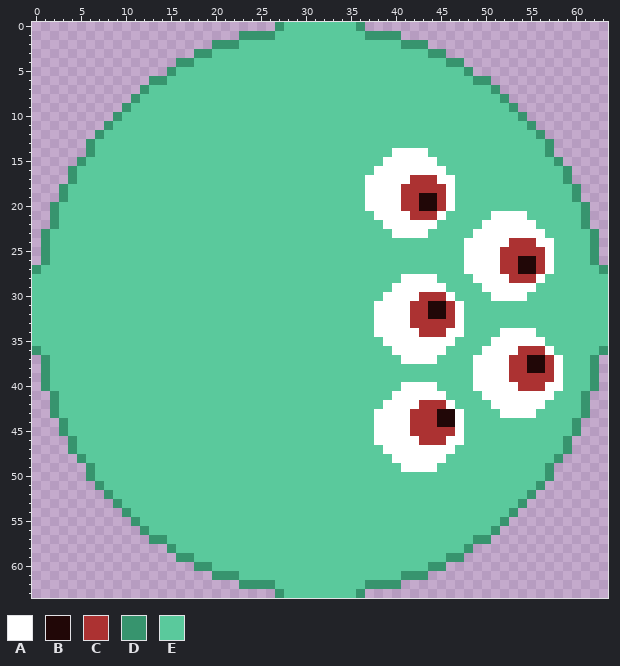
Pixel-art file, stored at sprites/enemy-001.aseprite. Above is the file before it was changed.
64x64 pixels, 1 frame.
Palette (. is transparent): A #ffffff  B #210707  C #ac3232  D #37946e  E #5ac99c
Pixels before (only the part around the change), first column x 0:
 0 ...........................DEEEEEEEED...........................
 1 .......................DDDDEEEEEEEEEEDDDD.......................
 2 ....................DDDEEEEEEEEEEEEEEEEEEDDD....................
 3 ..................DDEEEEEEEEEEEEEEEEEEEEEEEEDD..................
 4 ................DDEEEEEEEEEEEEEEEEEEEEEEEEEEEEDD................
 5 ...............DEEEEEEEEEEEEEEEEEEEEEEEEEEEEEEEED...............
 6 .............DDEEEEEEEEEEEEEEEEEEEEEEEEEEEEEEEEEEDD.............
 7 ............DEEEEEEEEEEEEEEEEEEEEEEEEEEEEEEEEEEEEEED............
 8 ...........DEEEEEEEEEEEEEEEEEEEEEEEEEEEEEEEEEEEEEEEED...........
 9 ..........DEEEEEEEEEEEEEEEEEEEEEEEEEEEEEEEEEEEEEEEEEED..........
10 .........DEEEEEEEEEEEEEEEEEEEEEEEEEEEEEEEEEEEEEEEEEEEED.........
11 ........DEEEEEEEEEEEEEEEEEEEEEEEEEEEEEEEEEEEEEEEEEEEEEED........
12 .......DEEEEEEEEEEEEEEEEEEEEEEEEEEEEEEEEEEEEEEEEEEEEEEEED.......
13 ......DEEEEEEEEEEEEEEEEEEEEEEEEEEEEEEEEEEEEEEEEEEEEEEEEEED......
14 ......DEEEEEEEEEEEEEEEEEEEEEEEEEEEEEEEEEAAAAEEEEEEEEEEEEED......
15 .....DEEEEEEEEEEEEEEEEEEEEEEEEEEEEEEEEEAAAAAAEEEEEEEEEEEEED.....
16 ....DEEEEEEEEEEEEEEEEEEEEEEEEEEEEEEEEEAAAAAAAAEEEEEEEEEEEEED....
17 ....DEEEEEEEEEEEEEEEEEEEEEEEEEEEEEEEEAAAAACCCAAEEEEEEEEEEEED....
18 ...DEEEEEEEEEEEEEEEEEEEEEEEEEEEEEEEEEAAAACCCCCAEEEEEEEEEEEEED...
19 ...DEEEEEEEEEEEEEEEEEEEEEEEEEEEEEEEEEAAAACCBBCAEEEEEEEEEEEEED...
20 ..DEEEEEEEEEEEEEEEEEEEEEEEEEEEEEEEEEEAAAACCBBCAEEEEEEEEEEEEEED..
21 ..DEEEEEEEEEEEEEEEEEEEEEEEEEEEEEEEEEEEAAAACCCAEEEEEAAAAEEEEEED..
22 ..DEEEEEEEEEEEEEEEEEEEEEEEEEEEEEEEEEEEEAAAAAAEEEEEAAAAAAEEEEED..
23 .DEEEEEEEEEEEEEEEEEEEEEEEEEEEEEEEEEEEEEEAAAAEEEEEAAAAAAAAEEEEED.
24 .DEEEEEEEEEEEEEEEEEEEEEEEEEEEEEEEEEEEEEEEEEEEEEEAAAAACCCAAEEEED.
25 .DEEEEEEEEEEEEEEEEEEEEEEEEEEEEEEEEEEEEEEEEEEEEEEAAAACCCCCAEEEED.
26 .DEEEEEEEEEEEEEEEEEEEEEEEEEEEEEEEEEEEEEEEEEEEEEEAAAACCBBCAEEEED.
27 DEEEEEEEEEEEEEEEEEEEEEEEEEEEEEEEEEEEEEEEEEEEEEEEAAAACCBBCAEEEEED
28 EEEEEEEEEEEEEEEEEEEEEEEEEEEEEEEEEEEEEEEEEAAAAEEEEAAAACCCAEEEEEEE
29 EEEEEEEEEEEEEEEEEEEEEEEEEEEEEEEEEEEEEEEEAAAAAAEEEEAAAAAAEEEEEEEE
30 EEEEEEEEEEEEEEEEEEEEEEEEEEEEEEEEEEEEEEEAAAACCCAEEEEAAAAEEEEEEEEE
31 EEEEEEEEEEEEEEEEEEEEEEEEEEEEEEEEEEEEEEAAAACCBBCAEEEEEEEEEEEEEEEE
32 EEEEEEEEEEEEEEEEEEEEEEEEEEEEEEEEEEEEEEAAAACCBBCAEEEEEEEEEEEEEEEE
33 EEEEEEEEEEEEEEEEEEEEEEEEEEEEEEEEEEEEEEAAAACCCCCAEEEEEEEEEEEEEEEE
34 EEEEEEEEEEEEEEEEEEEEEEEEEEEEEEEEEEEEEEAAAAACCCAAEEEEAAAAEEEEEEEE
35 EEEEEEEEEEEEEEEEEEEEEEEEEEEEEEEEEEEEEEEAAAAAAAAEEEEAAAAAAEEEEEEE
36 DEEEEEEEEEEEEEEEEEEEEEEEEEEEEEEEEEEEEEEEAAAAAAEEEEAAAACCCAEEEEED
37 .DEEEEEEEEEEEEEEEEEEEEEEEEEEEEEEEEEEEEEEEAAAAEEEEAAAACCBBCAEEED.
38 .DEEEEEEEEEEEEEEEEEEEEEEEEEEEEEEEEEEEEEEEEEEEEEEEAAAACCBBCAEEED.
39 .DEEEEEEEEEEEEEEEEEEEEEEEEEEEEEEEEEEEEEEEEEEEEEEEAAAACCCCCAEEED.
40 .DEEEEEEEEEEEEEEEEEEEEEEEEEEEEEEEEEEEEEEEAAAAEEEEAAAAACCCAAEEED.
41 ..DEEEEEEEEEEEEEEEEEEEEEEEEEEEEEEEEEEEEEAAAAAAEEEEAAAAAAAAEEED..
42 ..DEEEEEEEEEEEEEEEEEEEEEEEEEEEEEEEEEEEEAAAACCCAEEEEAAAAAAEEEED..
43 ..DEEEEEEEEEEEEEEEEEEEEEEEEEEEEEEEEEEEAAAACCCBBAEEEEAAAAEEEEED..
44 ...DEEEEEEEEEEEEEEEEEEEEEEEEEEEEEEEEEEAAAACCCBBAEEEEEEEEEEEED...
45 ...DEEEEEEEEEEEEEEEEEEEEEEEEEEEEEEEEEEAAAACCCCCAEEEEEEEEEEEED...
46 ....DEEEEEEEEEEEEEEEEEEEEEEEEEEEEEEEEEAAAAACCCAAEEEEEEEEEEED....
47 ....DEEEEEEEEEEEEEEEEEEEEEEEEEEEEEEEEEEAAAAAAAAEEEEEEEEEEEED....
48 .....DEEEEEEEEEEEEEEEEEEEEEEEEEEEEEEEEEEAAAAAAEEEEEEEEEEEED.....
49 ......DEEEEEEEEEEEEEEEEEEEEEEEEEEEEEEEEEEAAAAEEEEEEEEEEEED......
50 ......DEEEEEEEEEEEEEEEEEEEEEEEEEEEEEEEEEEEEEEEEEEEEEEEEEED......
51 .......DEEEEEEEEEEEEEEEEEEEEEEEEEEEEEEEEEEEEEEEEEEEEEEEED.......
52 ........DEEEEEEEEEEEEEEEEEEEEEEEEEEEEEEEEEEEEEEEEEEEEEED........
53 .........DEEEEEEEEEEEEEEEEEEEEEEEEEEEEEEEEEEEEEEEEEEEED.........
54 ..........DEEEEEEEEEEEEEEEEEEEEEEEEEEEEEEEEEEEEEEEEEED..........
55 ...........DEEEEEEEEEEEEEEEEEEEEEEEEEEEEEEEEEEEEEEEED...........
56 ............DEEEEEEEEEEEEEEEEEEEEEEEEEEEEEEEEEEEEEED............
57 .............DDEEEEEEEEEEEEEEEEEEEEEEEEEEEEEEEEEEDD.............
58 ...............DEEEEEEEEEEEEEEEEEEEEEEEEEEEEEEEED...............
59 ................DDEEEEEEEEEEEEEEEEEEEEEEEEEEEEDD................
60 ..................DDEEEEEEEEEEEEEEEEEEEEEEEEDD..................
61 ....................DDDEEEEEEEEEEEEEEEEEEDDD....................
62 .......................DDDDEEEEEEEEEEDDDD.......................
63 ...........................DEEEEEEEED...........................
And afterwards:
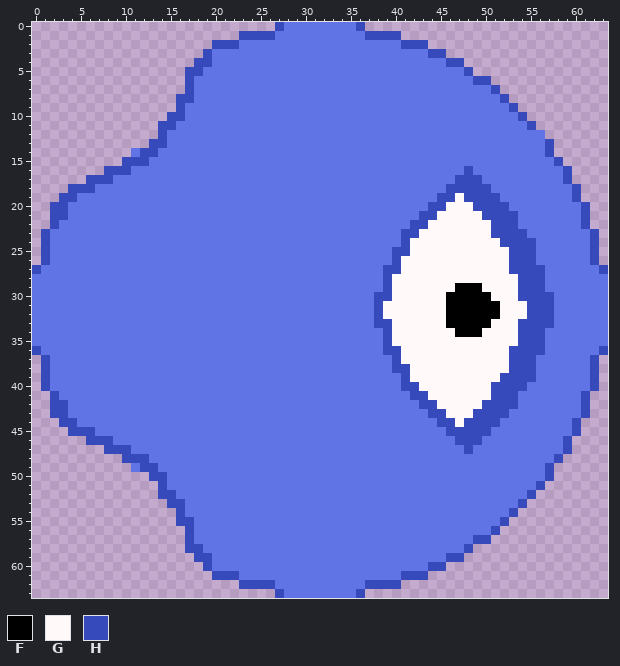
Colours new in this view: F #000000  G #fff9f9  H #374abc
The exact change:
layer "enemy-002" now hidden
layer "enemy-003" added
colour E: #5ac99c -> #6174e6
Changed rows in their new state; - is a pixel that keeps its letter.
first column x 0:
 0 ---------------------------H--------H---------------------------
 1 -----------------------HHHH----------HHHH-----------------------
 2 --------------------HHH------------------HHH--------------------
 3 ------------------.H------------------------HH------------------
 4 ----------------..HH--------------------------HH----------------
 5 ---------------..HH-----------------------------H---------------
 6 -------------....H-------------------------------HH-------------
 7 ------------.....H---------------------------------H------------
 8 -----------.....HH----------------------------------H-----------
 9 ----------......H------------------------------------H----------
10 ---------......HH-------------------------------------H---------
11 --------......HH---------------------------------------H--------
12 -------.......H-----------------------------------------E-------
13 ------.......HH------------------------------------------H------
14 ------.....-HH--------------------------EEEE-------------H------
15 -----.....HHH--------------------------EEEEEE-------------H-----
16 ----....HHH---------------------------EEEEEEEE--H----------H----
17 ----..HHH----------------------------EEEEEEEEEEHHH---------H----
18 ---.HHH------------------------------EEEEEEEEEHHHHH---------H---
19 ---HH--------------------------------EEEEEEEEHHGHHHH--------H---
20 --HH---------------------------------EEEEEEEHHGGGHHHH--------H--
21 --HH----------------------------------EEEEEHHGGGGGHHHHE------H--
22 --H------------------------------------EEEHHGGGGGGGHHHEE-----H--
23 -H--------------------------------------EHHGGGGGGGGHHHHEE-----H-
24 -H---------------------------------------HGGGGGGGGGGHHHHEE----H-
25 -H--------------------------------------HHGGGGGGGGGGGHHHEE----H-
26 -H--------------------------------------HGGGGGGGGGGGGHHHEE----H-
27 H--------------------------------------HHGGGGGGGGGGGGHHHHE-----H
28 ---------------------------------------HGGGGGGGGGGGGGGHHH-------
29 ---------------------------------------HGGGGGGGFFFGGGGHHH-------
30 --------------------------------------HHGGGGGGFFFFFGGGHHHH------
31 --------------------------------------HGGGGGGGFFFFFFGGGHHH------
32 --------------------------------------HGGGGGGGFFFFFFGGGHHH------
33 --------------------------------------HHGGGGGGFFFFFGGGHHHH------
34 --------------------------------------EHGGGGGGGFFFGGGGHHH-------
35 ---------------------------------------HGGGGGGGGGGGGGGHHH-------
36 H--------------------------------------HHGGGGGGGGGGGGHHHHE-----H
37 -H--------------------------------------HGGGGGGGGGGGGHHHEEE---H-
38 -H--------------------------------------HHGGGGGGGGGGGHHHEEE---H-
39 -H---------------------------------------HGGGGGGGGGGHHHHEEE---H-
40 -H---------------------------------------HHGGGGGGGGHHHHEEEE---H-
41 --H-------------------------------------EEHHGGGGGGGHHHEEEE---H--
42 --HH-----------------------------------EEEEHHGGGGGHHHHEEE----H--
43 --HH----------------------------------EEEEEEHHGGGHHHHEEE-----H--
44 ---HH---------------------------------EEEEEEEHHGHHHH--------H---
45 ---.HHH-------------------------------EEEEEEEEHHHHH---------H---
46 ----..HHH-----------------------------EEEEEEEEEHHH---------H----
47 ----....HHH----------------------------EEEEEEEE-H----------H----
48 -----.....HHH---------------------------EEEEEE------------H-----
49 ------.....-HH---------------------------EEEE------------H------
50 ------.......HH------------------------------------------H------
51 -------.......H-----------------------------------------H-------
52 --------......HH---------------------------------------H--------
53 ---------......HH-------------------------------------H---------
54 ----------......H------------------------------------H----------
55 -----------.....HH----------------------------------H-----------
56 ------------.....H---------------------------------H------------
57 -------------....H-------------------------------HH-------------
58 ---------------..HH-----------------------------H---------------
59 ----------------..HH--------------------------HH----------------
60 ------------------.H------------------------HH------------------
61 --------------------HHH------------------HHH--------------------
62 -----------------------HHHH----------HHHH-----------------------
63 ---------------------------H--------H---------------------------
Where, in picture pixels (left, top, right, bottom), the same in both pictures:
changed: (32, 22, 608, 598)
